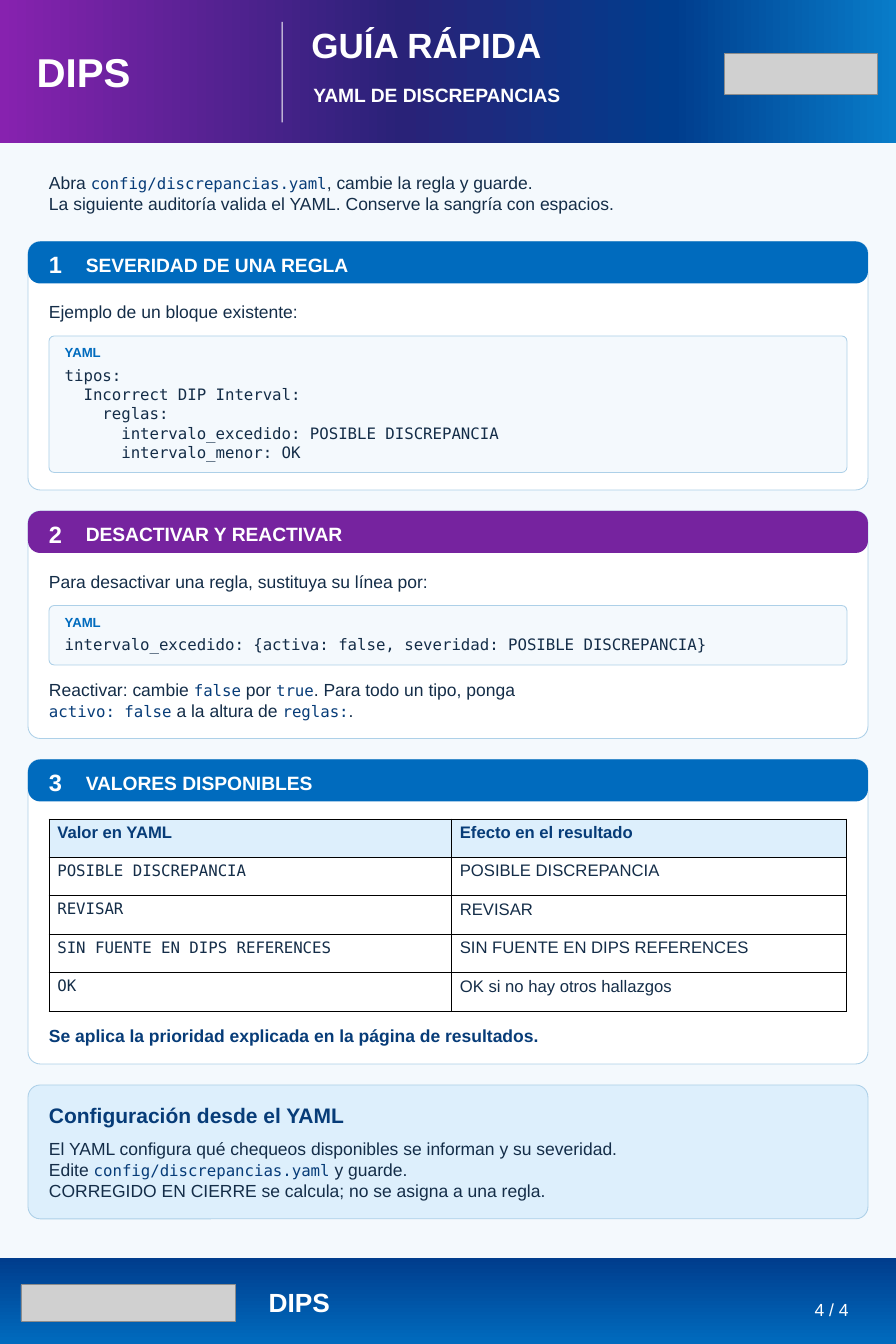
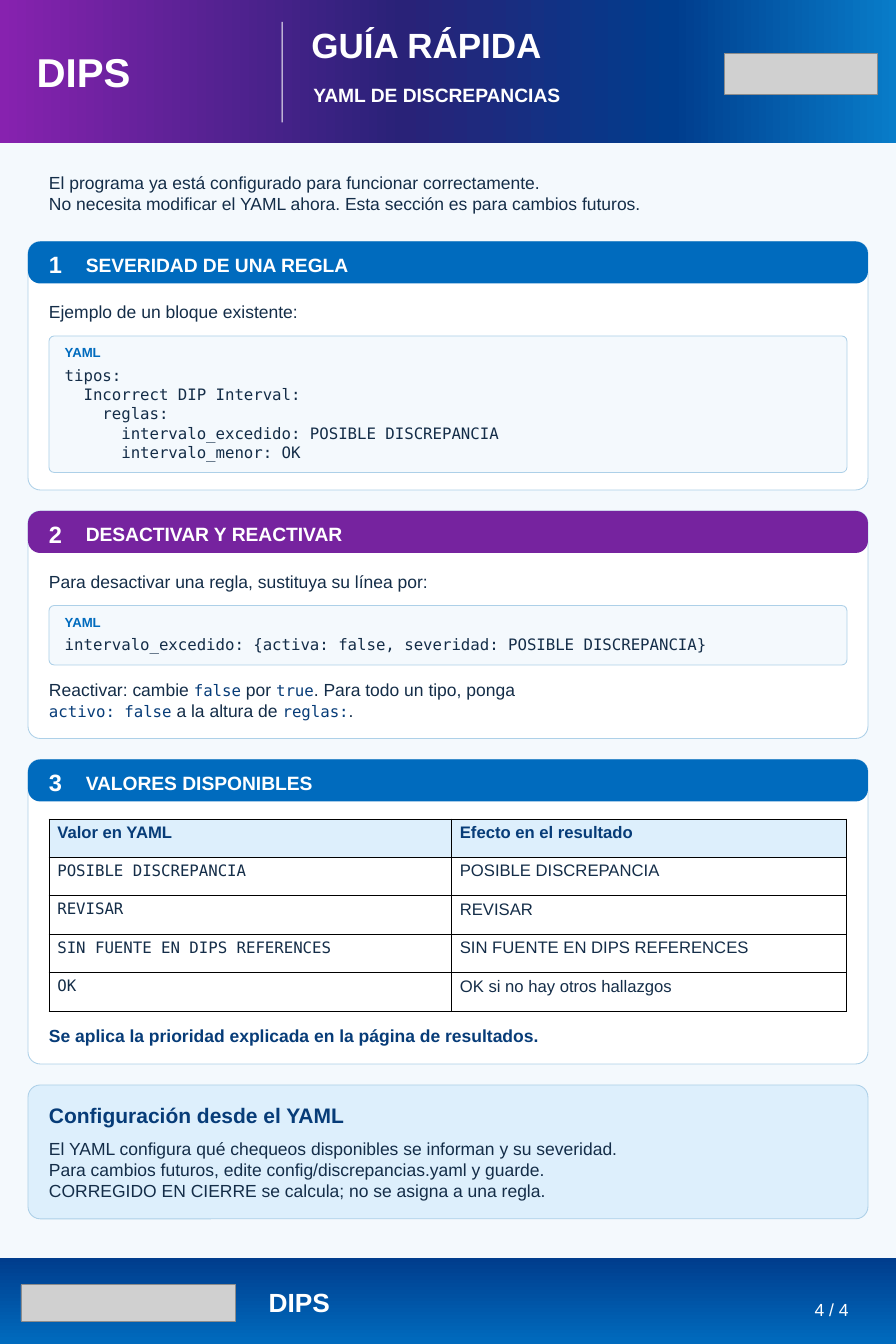
Before and after one commit to lviloriabas/dips, a slide deck: slide 4 of docs/Guia_DIPS_reglas_referencias.pptx. Drawn at 896x1344 pixels with LibreOffice and Linux fonts; fonts in the diff are those of the drawing; grey boxes stand for pictures. Boxes give left, top, right and bottom in pixels: in the first picture for what was removed or moved away, otherwise in the second. Text is boxed around its words. In the diff, an @@ line names an element or a change of style, - is before the commit and + after.

Commit message:
Aclara la referencia tecnica y el uso futuro del YAML

```diff
--- a/docs/Guia_DIPS_reglas_referencias.pptx
+++ b/docs/Guia_DIPS_reglas_referencias.pptx
@@ text at (49, 176, 540, 193): text changed @@
-Abra config/discrepancias.yaml, cambie la regla y guarde.
+El programa ya está configurado para funcionar correctamente.
@@ text at (49, 197, 640, 214): text changed @@
-La siguiente auditoría valida el YAML. Conserve la sangría con espacios.
+No necesita modificar el YAML ahora. Esta sección es para cambios futuros.
@@ text at (49, 1163, 544, 1180): text changed; size 13.5 to 15 pt; font DejaVu Sans Mono to Arial; text colour #073C78 to #142D48 @@
-Edite config/discrepancias.yaml y guarde.
+Para cambios futuros, edite config/discrepancias.yaml y guarde.
```
Also in this commit, not shown: 1 other slide changed, 2 other files.
